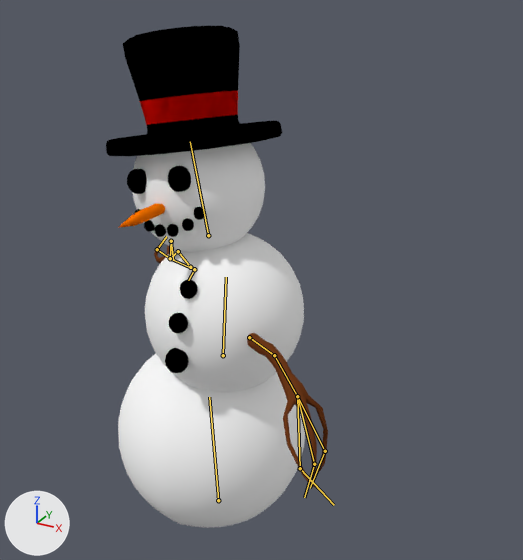
The Blender file Washed Up Wizard/Assets/Models/Snowman.blend: old version first, new version second.
One viewpoint serves both versions: a camera (50 mm lens) standing at (3.17, -5.18, 5.34) and looking at (0.17, 0.29, 2.61). Lighting does not change. The marker at lower left points along +X, +Y and +Z. Both versions are drawn at frame 1 of the action 'SnowmanRigAction.001'; the numbers are the values there. The bones that bend it are drawn over the model as lines.

The first picture shows 'Snowman'.
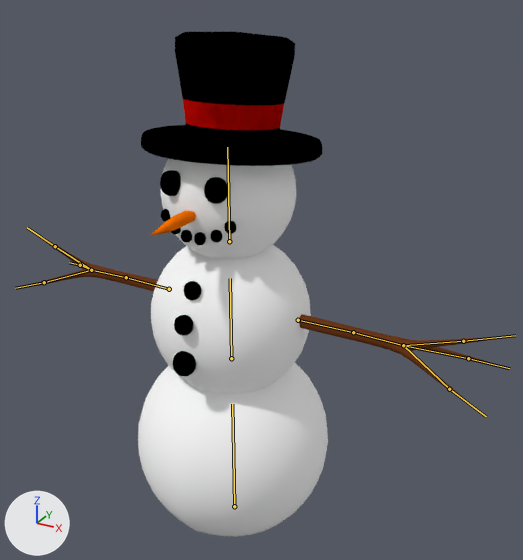
Boxes (x1, y1, x2, y2) around the edits, measured in the pictures (523 x 560 px):
```json
{"object": "Snowman", "change": "posed", "before": [106, 26, 328, 528], "after": [26, 32, 498, 536], "on screen": "112% wider"}
{"bone": "Bottom", "before": "(218, 500) to (209, 397)", "after": "(234, 506) to (232, 404)"}
{"bone": "Middle", "before": "(223, 355) to (226, 277)", "after": "(231, 358) to (230, 278)"}
{"bone": "Top", "before": "(208, 235) to (190, 141)", "after": "(229, 241) to (227, 147)"}
{"bone": "Upperarm.L", "before": "(249, 337) to (274, 355)", "after": "(298, 320) to (353, 332)"}
{"bone": "Forarm.L", "before": "(274, 355) to (297, 396)", "after": "(353, 332) to (403, 345)"}
{"bone": "Hand.L", "before": "(297, 396) to (314, 464)", "after": "(403, 345) to (463, 341)"}
{"bone": "Hand.L.001", "before": "(314, 464) to (304, 497)", "after": "(463, 341) to (515, 335)"}
{"bone": "Hand.L.002", "before": "(297, 396) to (300, 468)", "after": "(403, 345) to (449, 389)"}
{"bone": "Hand.L.003", "before": "(300, 468) to (334, 505)", "after": "(449, 389) to (486, 416)"}
{"bone": "Hand.L.004", "before": "(297, 396) to (325, 451)", "after": "(403, 345) to (468, 358)"}
{"bone": "Hand.L.005", "before": "(325, 451) to (310, 488)", "after": "(468, 358) to (509, 368)"}
{"bone": "Upperarm.R", "before": "(190, 267) to (178, 251)", "after": "(169, 289) to (126, 277)"}
{"bone": "Forarm.R", "before": "(178, 251) to (170, 258)", "after": "(126, 277) to (91, 270)"}
{"bone": "Hand.R", "before": "(170, 258) to (171, 241)", "after": "(91, 270) to (55, 246)"}
{"bone": "Hand.R.001", "before": "(171, 241) to (173, 260)", "after": "(55, 246) to (27, 227)"}
{"bone": "Hand.R.002", "before": "(170, 258) to (157, 249)", "after": "(91, 270) to (44, 282)"}
{"bone": "Hand.R.003", "before": "(157, 249) to (166, 236)", "after": "(44, 282) to (15, 288)"}
{"bone": "Hand.R.004", "before": "(170, 258) to (194, 269)", "after": "(91, 270) to (80, 265)"}
{"bone": "Hand.R.005", "before": "(194, 269) to (188, 280)", "after": "(80, 265) to (69, 262)"}
```

Scene script edits in JSON lines:
```json
{"block": "bone_bottom", "where": "bone_bottom = bpy.data.objects['SnowmanRig'].pose.bones['Bottom']"}
{"op": "set", "path": "bone_bottom.location", "old": "(-0.2, 0.0, 0.0)", "new": "(0.0, 0.0, 0.0)"}
{"op": "set", "path": "bone_bottom.rotation_quaternion", "old": "(1.0, 0.0, 0.0, 0.028)", "new": "(1.0, 0.0, 0.0, 0.0)", "note": "degrees (0, 0, 3) -> degrees (0, 0, 0)"}
{"block": "bone_middle", "where": "bone_middle = bpy.data.objects['SnowmanRig'].pose.bones['Middle']  # child of 'Bottom'"}
{"op": "set", "path": "bone_middle.location", "old": "(0.2, 0.0, 0.0)", "new": "(0.0, 0.0, 0.0)"}
{"op": "set", "path": "bone_middle.rotation_quaternion", "old": "(0.998, 0.0, 0.0, -0.058)", "new": "(1.0, 0.0, 0.0, 0.0)", "note": "degrees (0, 0, -7) -> degrees (0, 0, 0)"}
{"block": "bone_top", "where": "bone_top = bpy.data.objects['SnowmanRig'].pose.bones['Top']  # child of 'Middle'"}
{"op": "set", "path": "bone_top.location", "old": "(-0.2, 0.0, 0.0)", "new": "(0.0, 0.0, 0.0)"}
{"op": "set", "path": "bone_top.rotation_quaternion", "old": "(0.992, 0.0, 0.0, 0.123)", "new": "(1.0, 0.0, 0.0, 0.0)", "note": "degrees (0, 0, 14) -> degrees (0, 0, 0)"}
{"block": "bone_upperarm_l", "where": "bone_upperarm_l = bpy.data.objects['SnowmanRig'].pose.bones['Upperarm.L']  # child of 'Middle'"}
{"op": "set", "path": "bone_upperarm_l.location", "old": "(0.43, -0.18, -0.01)", "new": "(0.0, 0.0, 0.0)"}
{"op": "set", "path": "bone_upperarm_l.rotation_quaternion", "old": "(0.939, 0.109, -0.024, -0.325)", "new": "(1.0, 0.0, 0.0, 0.0)", "note": "degrees (13, 2, -38) -> degrees (0, 0, 0)"}
{"block": "bone_forarm_l", "where": "bone_forarm_l = bpy.data.objects['SnowmanRig'].pose.bones['Forarm.L']  # child of 'Upperarm.L'"}
{"op": "set", "path": "bone_forarm_l.rotation_quaternion", "old": "(0.975, -0.224, 0.0, 0.0)", "new": "(1.0, 0.0, 0.0, 0.0)", "note": "degrees (-26, 0, 0) -> degrees (0, 0, 0)"}
{"block": "bone_hand_l", "where": "bone_hand_l = bpy.data.objects['SnowmanRig'].pose.bones['Hand.L']  # child of 'Forarm.L'"}
{"op": "set", "path": "bone_hand_l.rotation_quaternion", "old": "(0.911, -0.411, -0.007, -0.026)", "new": "(1.0, 0.0, 0.0, 0.0)", "note": "degrees (-48, -2, -2) -> degrees (0, 0, 0)"}
{"block": "bone_hand_l_001", "where": "bone_hand_l_001 = bpy.data.objects['SnowmanRig'].pose.bones['Hand.L.001']  # child of 'Hand.L'"}
{"op": "set", "path": "bone_hand_l_001.rotation_quaternion", "old": "(0.853, -0.521, 0.004, -0.01)", "new": "(1.0, 0.0, 0.0, 0.0)", "note": "degrees (-63, 0, -1) -> degrees (0, 0, 0)"}
{"block": "bone_hand_l_002", "where": "bone_hand_l_002 = bpy.data.objects['SnowmanRig'].pose.bones['Hand.L.002']  # child of 'Forarm.L'"}
{"op": "set", "path": "bone_hand_l_002.rotation_quaternion", "old": "(0.996, -0.048, 0.031, 0.069)", "new": "(1.0, 0.0, 0.0, 0.0)", "note": "degrees (-5, 4, 8) -> degrees (0, 0, 0)"}
{"block": "bone_hand_l_003", "where": "bone_hand_l_003 = bpy.data.objects['SnowmanRig'].pose.bones['Hand.L.003']  # child of 'Hand.L.002'"}
{"op": "set", "path": "bone_hand_l_003.rotation_quaternion", "old": "(0.938, 0.019, 0.207, 0.277)", "new": "(1.0, 0.0, 0.0, 0.0)", "note": "degrees (9, 22, 35) -> degrees (0, 0, 0)"}
{"block": "bone_hand_l_004", "where": "bone_hand_l_004 = bpy.data.objects['SnowmanRig'].pose.bones['Hand.L.004']  # child of 'Forarm.L'"}
{"op": "set", "path": "bone_hand_l_004.rotation_quaternion", "old": "(0.885, -0.376, 0.251, -0.112)", "new": "(1.0, 0.0, 0.0, 0.0)", "note": "degrees (-51, 21, -25) -> degrees (0, 0, 0)"}
{"block": "bone_hand_l_005", "where": "bone_hand_l_005 = bpy.data.objects['SnowmanRig'].pose.bones['Hand.L.005']  # child of 'Hand.L.004'"}
{"op": "set", "path": "bone_hand_l_005.rotation_quaternion", "old": "(0.951, -0.035, 0.091, -0.292)", "new": "(1.0, 0.0, 0.0, 0.0)", "note": "degrees (-7, 9, -35) -> degrees (0, 0, 0)"}
{"block": "bone_upperarm_r", "where": "bone_upperarm_r = bpy.data.objects['SnowmanRig'].pose.bones['Upperarm.R']  # child of 'Middle'"}
{"op": "set", "path": "bone_upperarm_r.location", "old": "(0.45, 0.0, 0.0)", "new": "(0.0, 0.0, 0.0)"}
{"op": "set", "path": "bone_upperarm_r.rotation_quaternion", "old": "(0.933, -0.046, 0.025, -0.357)", "new": "(1.0, 0.0, 0.0, 0.0)", "note": "degrees (-6, 1, -42) -> degrees (0, 0, 0)"}
{"block": "bone_forarm_r", "where": "bone_forarm_r = bpy.data.objects['SnowmanRig'].pose.bones['Forarm.R']  # child of 'Upperarm.R'"}
{"op": "set", "path": "bone_forarm_r.rotation_quaternion", "old": "(0.975, -0.224, 0.0, 0.0)", "new": "(1.0, 0.0, 0.0, 0.0)", "note": "degrees (-26, 0, 0) -> degrees (0, 0, 0)"}
{"block": "bone_hand_r", "where": "bone_hand_r = bpy.data.objects['SnowmanRig'].pose.bones['Hand.R']  # child of 'Forarm.R'"}
{"op": "set", "path": "bone_hand_r.rotation_quaternion", "old": "(0.984, 0.117, -0.043, -0.129)", "new": "(1.0, 0.0, 0.0, 0.0)", "note": "degrees (14, -3, -15) -> degrees (0, 0, 0)"}
{"block": "bone_hand_r_001", "where": "bone_hand_r_001 = bpy.data.objects['SnowmanRig'].pose.bones['Hand.R.001']  # child of 'Hand.R'"}
{"op": "set", "path": "bone_hand_r_001.rotation_quaternion", "old": "(0.853, -0.521, -0.004, 0.01)", "new": "(1.0, 0.0, 0.0, 0.0)", "note": "degrees (-63, 0, 1) -> degrees (0, 0, 0)"}
{"block": "bone_hand_r_002", "where": "bone_hand_r_002 = bpy.data.objects['SnowmanRig'].pose.bones['Hand.R.002']  # child of 'Forarm.R'"}
{"op": "set", "path": "bone_hand_r_002.rotation_quaternion", "old": "(0.917, 0.312, -0.162, -0.189)", "new": "(1.0, 0.0, 0.0, 0.0)", "note": "degrees (40, -10, -27) -> degrees (0, 0, 0)"}
{"block": "bone_hand_r_003", "where": "bone_hand_r_003 = bpy.data.objects['SnowmanRig'].pose.bones['Hand.R.003']  # child of 'Hand.R.002'"}
{"op": "set", "path": "bone_hand_r_003.rotation_quaternion", "old": "(0.938, 0.019, -0.207, -0.277)", "new": "(1.0, 0.0, 0.0, 0.0)", "note": "degrees (9, -22, -35) -> degrees (0, 0, 0)"}
{"block": "bone_hand_r_004", "where": "bone_hand_r_004 = bpy.data.objects['SnowmanRig'].pose.bones['Hand.R.004']  # child of 'Forarm.R'"}
{"op": "set", "path": "bone_hand_r_004.rotation_quaternion", "old": "(0.995, 0.047, 0.06, -0.06)", "new": "(1.0, 0.0, 0.0, 0.0)", "note": "degrees (5, 7, -7) -> degrees (0, 0, 0)"}
{"block": "bone_hand_r_005", "where": "bone_hand_r_005 = bpy.data.objects['SnowmanRig'].pose.bones['Hand.R.005']  # child of 'Hand.R.004'"}
{"op": "set", "path": "bone_hand_r_005.rotation_quaternion", "old": "(0.951, -0.035, -0.091, 0.292)", "new": "(1.0, 0.0, 0.0, 0.0)", "note": "degrees (-7, -9, 35) -> degrees (0, 0, 0)"}
```
